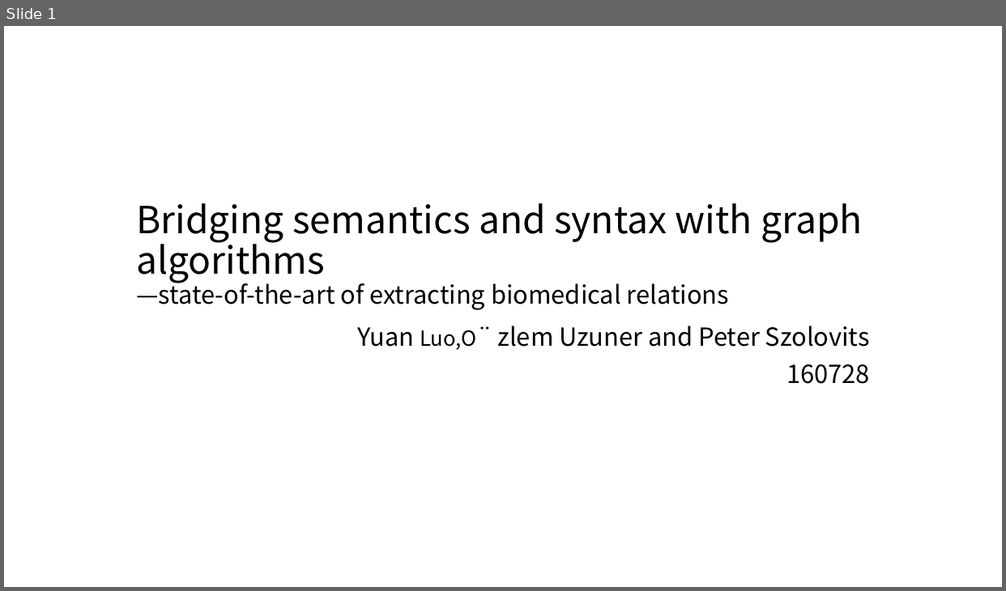
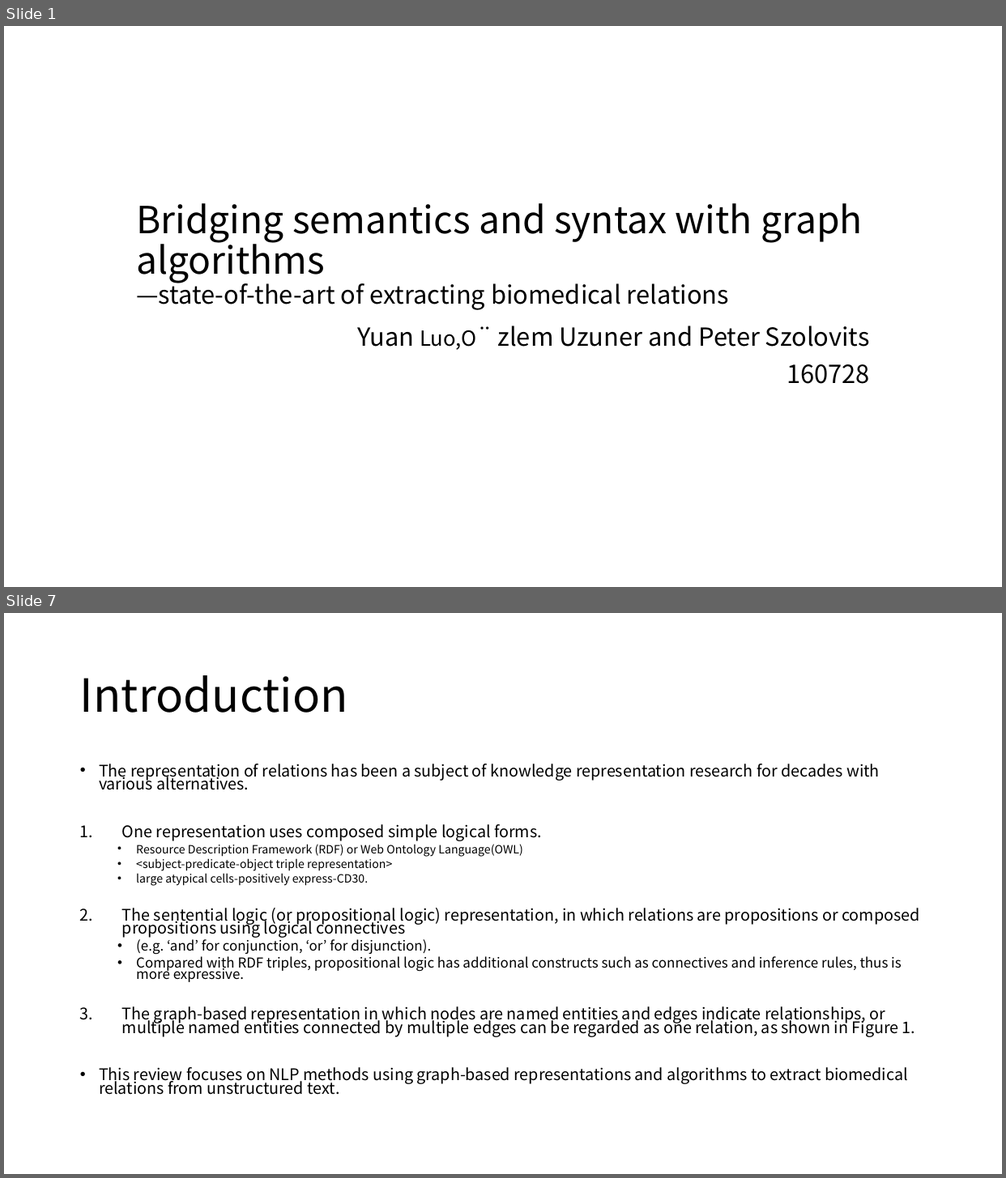
Before and after one commit to moklise/TIL, a slide deck: Review/Brief Bioinform_2016_Luo_Bridging semantics and syntax with graph algorithm/Bridging semantics and syntax with graph.pptx. Shown one above the other, each under a label of ours: slide 1 before the commit, slides 1 and 7 after it; the slides between them are not shown. The pictures are 1006x591 and 1006x1178 pixels, drawn with LibreOffice and Linux fonts; fonts in the diff are those of the drawing; background and template pictures are left out. Boxes give left, top, right and bottom in pixels: in the first picture for what was removed or moved away, otherwise in the second. Text is boxed around its words. In the diff, an @@ line names an element or a change of style, - is before the commit and + after.

Commit message:
Bridging semantics and syntax with graph algorithm2

```diff
--- a/Review/Brief Bioinform_2016_Luo_Bridging semantics and syntax with graph algorithm/Bridging semantics and syntax with graph.pptx
+++ b/Review/Brief Bioinform_2016_Luo_Bridging semantics and syntax with graph algorithm/Bridging semantics and syntax with graph.pptx
@@ slide 7 added at box(4, 613, 1002, 1174), background #FFFFFF @@
@@ title added at box(80, 675, 348, 713), 44 pt, text #000000 @@
+Introduction
@@ text added at box(99, 764, 919, 1095), 15.4 pt, text #000000 @@
+• The representation of relations has been a subject of knowledge representation research for decades with various alternatives.
+1. One representation uses composed simple logical forms.
+  • Resource Description Framework (RDF) or Web Ontology Language(OWL)
+  • <subject-predicate-object triple representation>
+  • large atypical cells-positively express-CD30.
+2. The sentential logic (or propositional logic) representation, in which relations are propositions or composed propositions using logical connectives
+  • (e.g. ‘and’ for conjunction, ‘or’ for disjunction).
+  • Compared with RDF triples, propositional logic has additional constructs such as connectives and inference rules, thus is more expressive.
+3. The graph-based representation in which nodes are named entities and edges indicate relationships, or multiple named entities connected by multiple edges can be regarded as one relation, as shown in Figure 1.
+• This review focuses on NLP methods using graph-based representations and algorithms to extract biomedical relations from unstructured text.
```
Also in this commit, not shown: 15 other slides added, 1 slide removed, 2 other files.
